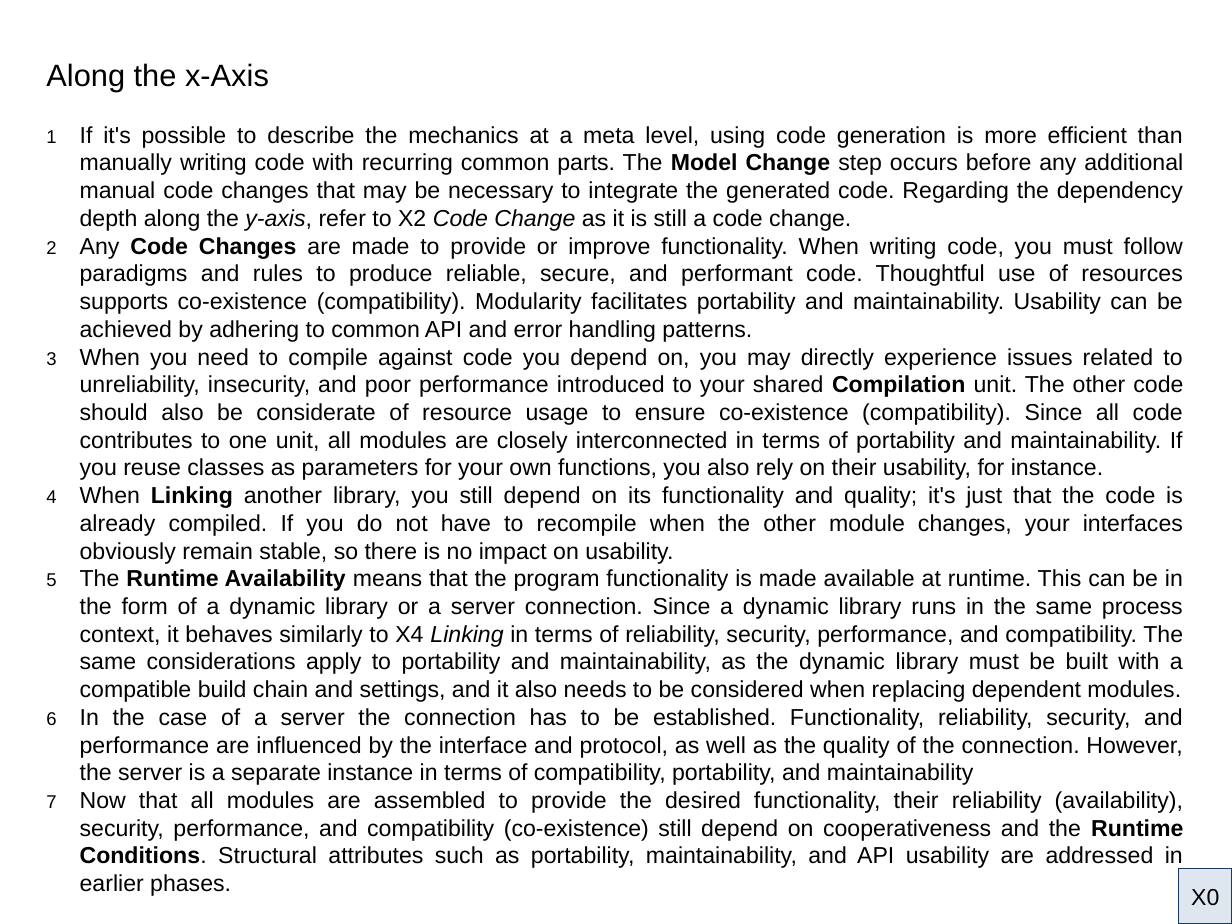
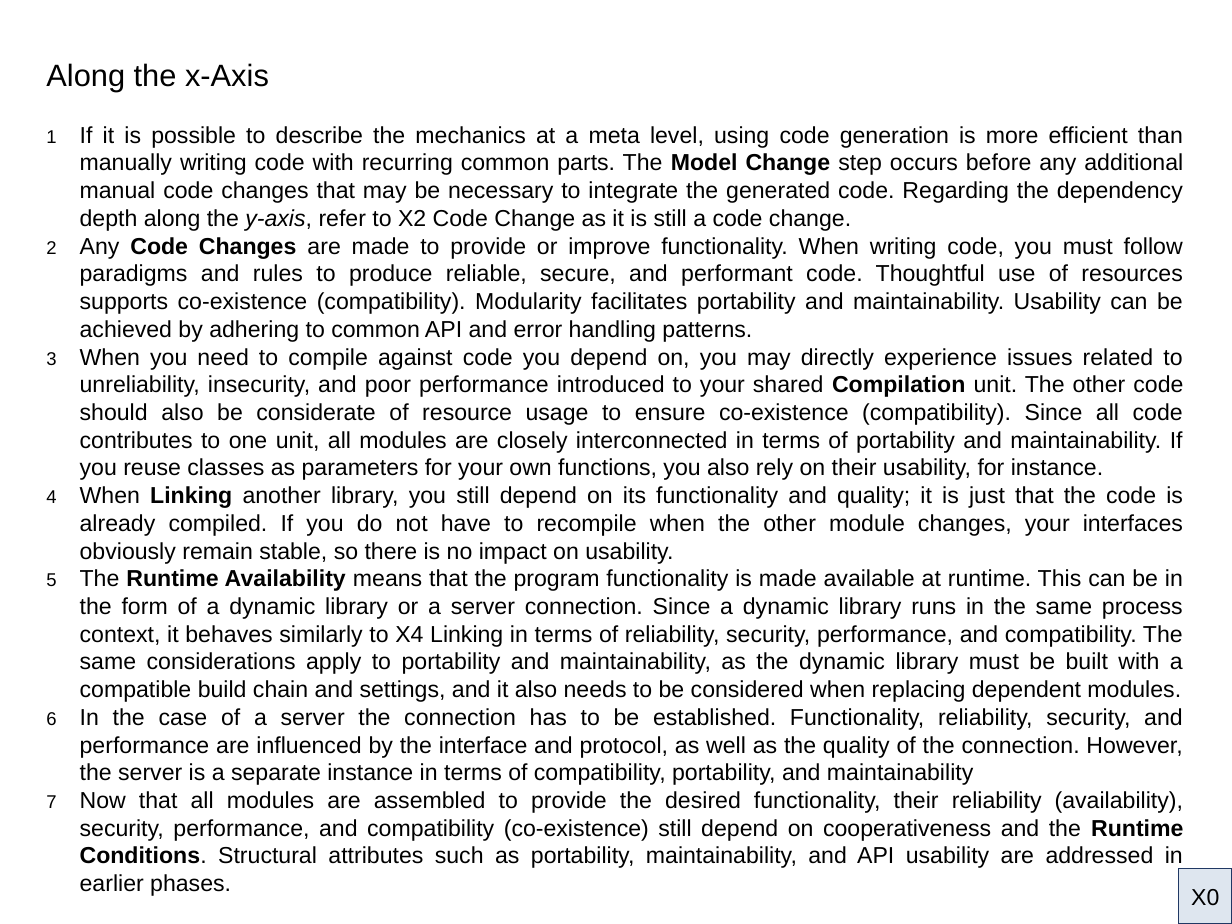
Before and after one commit to dirkengel/articles, a slide deck: slide 3 of ADependencyFlipBook.odp. Drawn at 1232x924 pixels with LibreOffice and Linux fonts; fonts in the diff are those of the drawing. Boxes give left, top, right and bottom in pixels: in the first picture for what was removed or moved away, otherwise in the second. Text is boxed around its words. In the diff, an @@ line names an element or a change of style, - is before the commit and + after.

```diff
--- a/ADependencyFlipBook.odp
+++ b/ADependencyFlipBook.odp
@@ text at [80,126,1183,231]: text changed @@
-1 If it's possible to describe the mechanics at a meta level, using code generation is more efficient than manually writing code with recurring common parts. The Model Change step occurs before any additional manual code changes that may be necessary to integrate the generated code. Regarding the dependency depth along the y-axis, refer to X2 Code Change as it is still a code change.
+1 If it is possible to describe the mechanics at a meta level, using code generation is more efficient than manually writing code with recurring common parts. The Model Change step occurs before any additional manual code changes that may be necessary to integrate the generated code. Regarding the dependency depth along the y-axis, refer to X2 Code Change as it is still a code change.
@@ text at [80,486,1183,564]: text changed @@
-4 When Linking another library, you still depend on its functionality and quality; it's just that the code is already compiled. If you do not have to recompile when the other module changes, your interfaces obviously remain stable, so there is no impact on usability.
+4 When Linking another library, you still depend on its functionality and quality; it is just that the code is already compiled. If you do not have to recompile when the other module changes, your interfaces obviously remain stable, so there is no impact on usability.
@@ text at [80,569,1183,702]: italic off in "Linking" @@
```
Also in this commit, not shown: 4 other slides changed, 1 other file.
